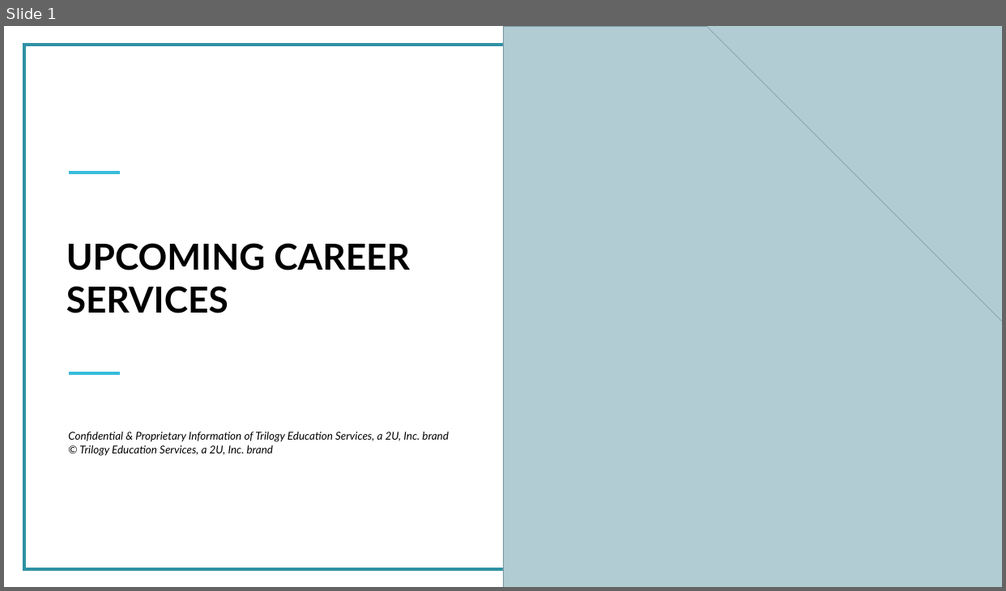
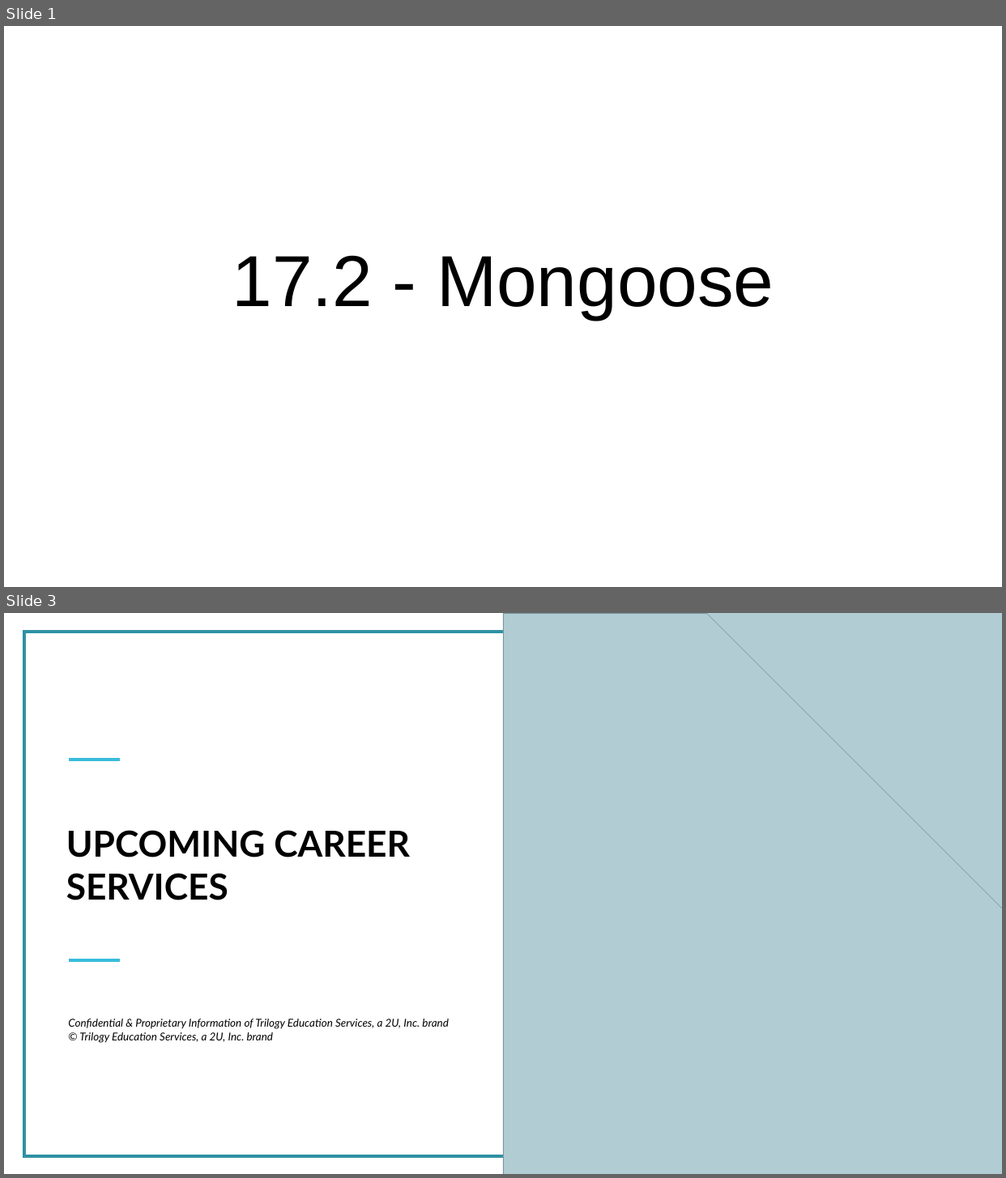
Before and after one commit to spencer-shadley/completed-class, a slide deck: 17-NoSQL/2-thursday-mongoose/career-services.pptx. Shown one above the other, each under a label of ours: slide 1 before the commit, slides 1 and 3 after it; the slides between them are not shown. The pictures are 1006x591 and 1006x1178 pixels, drawn with LibreOffice and Linux fonts; fonts in the diff are those of the drawing; grey boxes stand for pictures. Boxes give left, top, right and bottom in pixels: in the first picture for what was removed or moved away, otherwise in the second. Text is boxed around its words. In the diff, an @@ line names an element or a change of style, - is before the commit and + after.

```diff
--- a/17-NoSQL/2-thursday-mongoose/career-services.pptx
+++ b/17-NoSQL/2-thursday-mongoose/career-services.pptx
@@ slide 1 added at [4, 26, 1002, 587], background #FFFFFF @@
@@ title added at [232, 255, 774, 320], 139 pt, text #000000 @@
+17.2 - Mongoose
@@ what was slide 1 is now slide 3 @@
```
Also in this commit, not shown: 1 slide changed, 1 other slide added.
